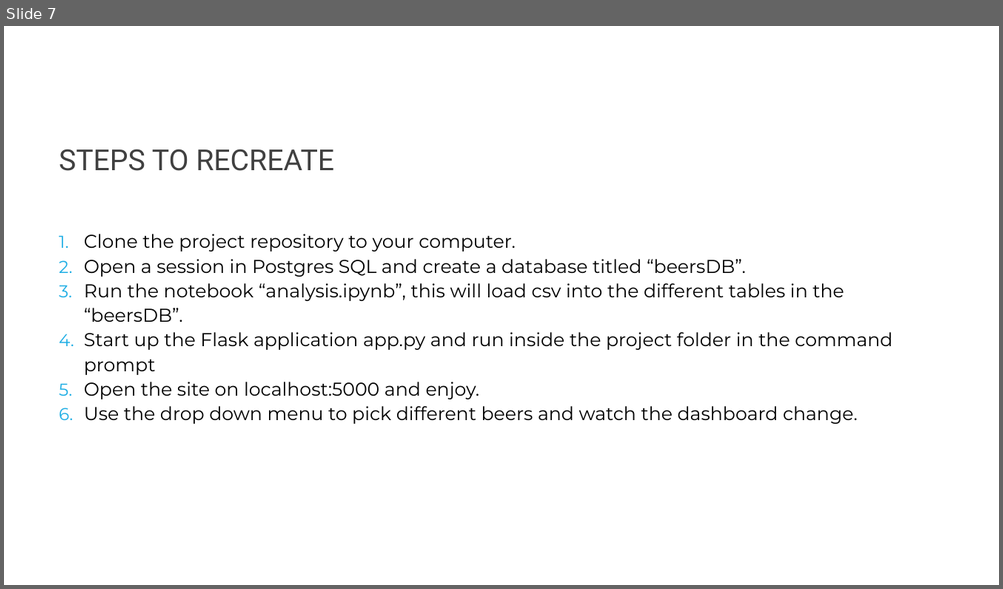
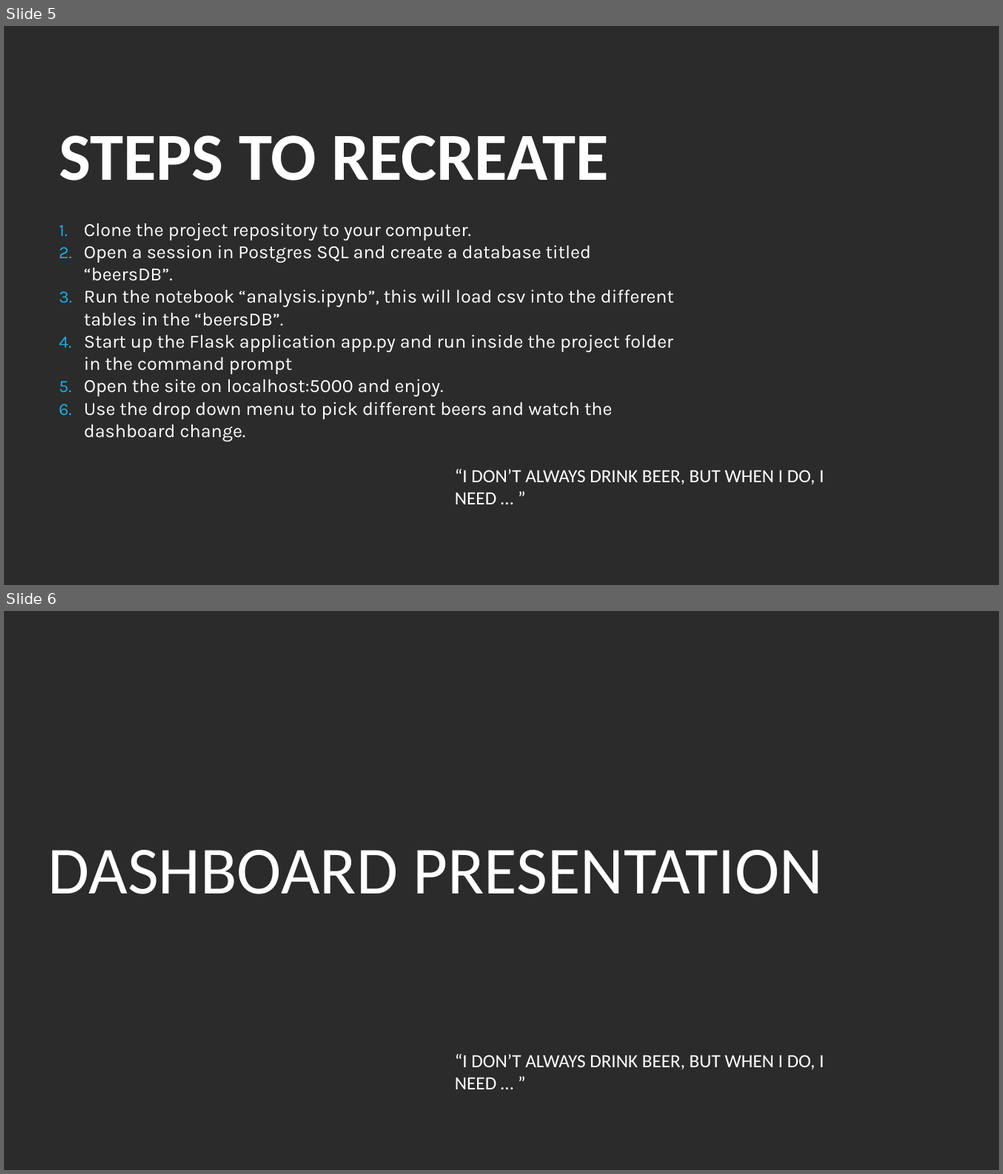
Before and after one commit to j1-aggie/Beers-of-the-USA, a slide deck: Beers of the USA.pptx. Shown one above the other, each under a label of ours: slide 7 before the commit, slides 5 and 6 after it. The pictures are 1003x589 and 1003x1174 pixels, drawn with LibreOffice and Linux fonts; fonts in the diff are those of the drawing; background and template pictures are left out; a plain dark background stands for a picture behind light text. Boxes give left, top, right and bottom in pixels: in the first picture for what was removed or moved away, otherwise in the second. Text is boxed around its words. In the diff, an @@ line names an element or a change of style, - is before the commit and + after.

```diff
--- a/Beers of the USA.pptx
+++ b/Beers of the USA.pptx
@@ slide 6 added at <box>4,611,999,1170</box>, background picture (left out) @@
@@ title added at <box>48,850,823,894</box>, 65 pt, text #FFFFFF @@
+DASHBOARD PRESENTATION
@@ text added at <box>455,1054,823,1090</box>, 18 pt, text #FFFFFF @@
+“I DON’T ALWAYS DRINK BEER, BUT WHEN I DO, I NEED … ”
@@ what was slide 7 is now slide 5 @@
@@ slide 5 changed as well @@
@@ background #FFFFFF to picture (left out) @@
@@ text "STEPS TO RECREATE": place and size @@
-text "STEPS TO RECREATE" at <box>59,149,334,171</box>
+text "STEPS TO RECREATE" at <box>59,136,608,181</box>
@@ text "STEPS TO RECREATE" at <box>59,136,608,181</box>: size 28 to 65 pt, font Roboto to Calibri, text colour #404040 to #FFFFFF, bold on @@
@@ text "Clone the project repository to ..." at <box>84,223,674,442</box>: font Montserrat to Karla, text colour #000000 to #FFFFFF; line spacing 1.1 to 1 @@
@@ text added at <box>455,469,823,505</box>, 18 pt, text #FFFFFF @@
+“I DON’T ALWAYS DRINK BEER, BUT WHEN I DO, I NEED … ”
```
Also in this commit, not shown: 4 other slides changed, 3 slides removed.
